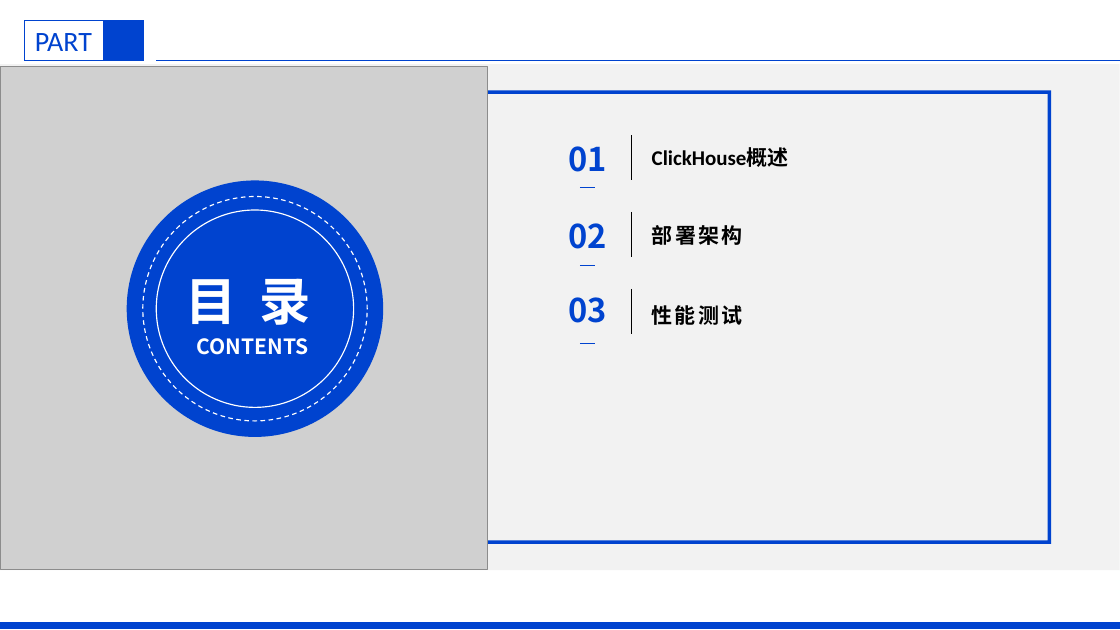
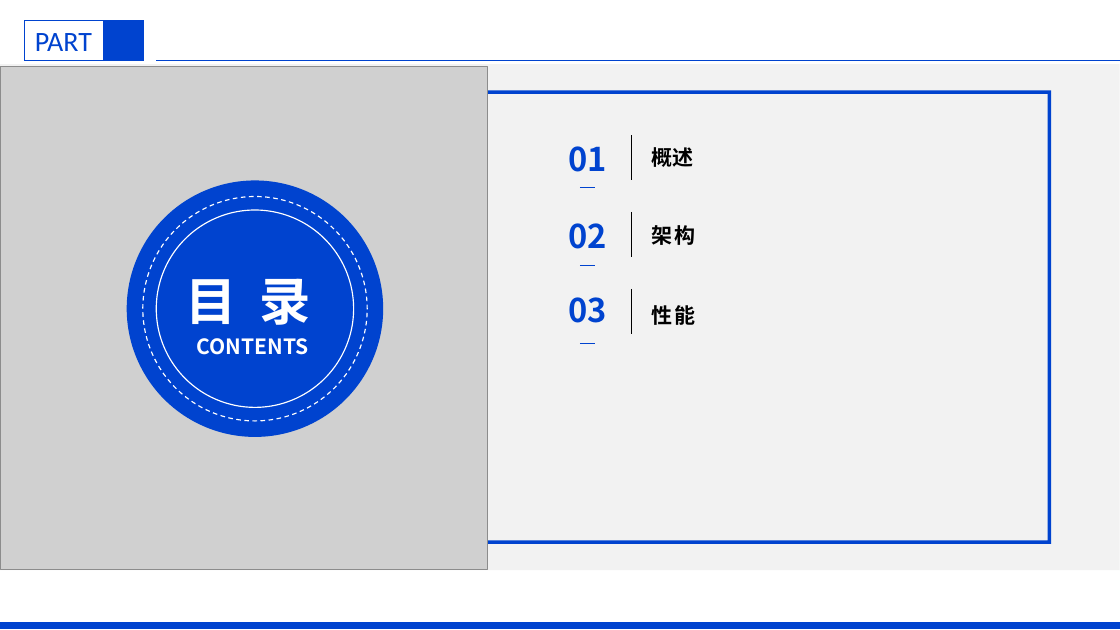
Before and after one commit to ahua8522/clickhouse-demo, a slide deck: slide 2 of src/main/resources/Clickhouse分享.pptx. Drawn at 1120x630 pixels with LibreOffice and Linux fonts; fonts in the diff are those of the drawing; grey boxes stand for pictures; background and template pictures are left out. Boxes give left, top, right and bottom in pixels: in the first picture for what was removed or moved away, otherwise in the second. Text is boxed around its words. In the diff, an @@ line names an element or a change of style, - is before the commit and + after.

```diff
--- a/src/main/resources/Clickhouse分享.pptx
+++ b/src/main/resources/Clickhouse分享.pptx
@@ text at bbox=[652, 147, 694, 167]: text changed; font Calibri to Noto Sans CJK SC @@
-ClickHouse概述
+概述
@@ text at bbox=[652, 225, 696, 245]: text changed @@
-部署架构
+架构
@@ text at bbox=[652, 305, 696, 325]: text changed @@
-性能测试
+性能
```
Also in this commit, not shown: 5 other slides changed, 2 slides added, 8 other files.
